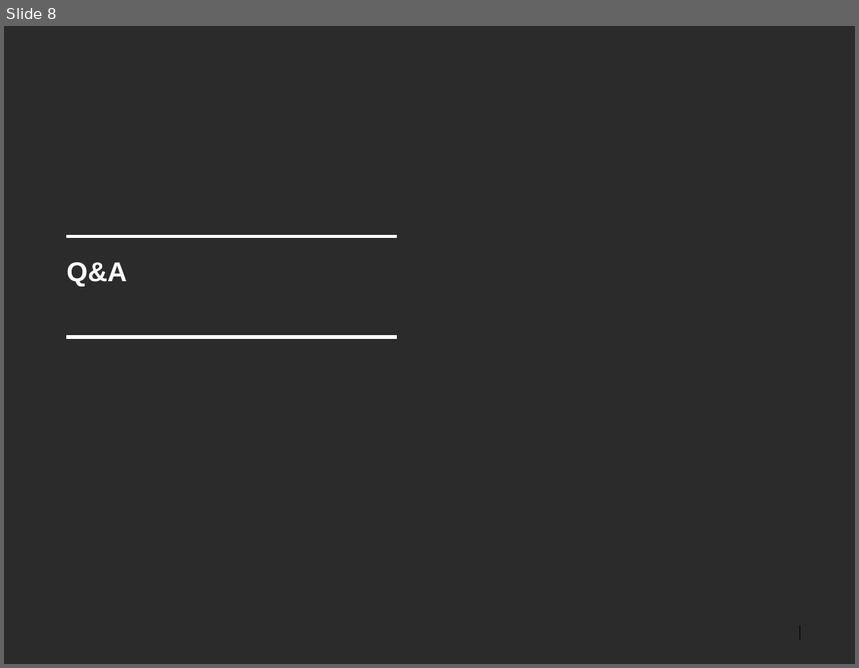
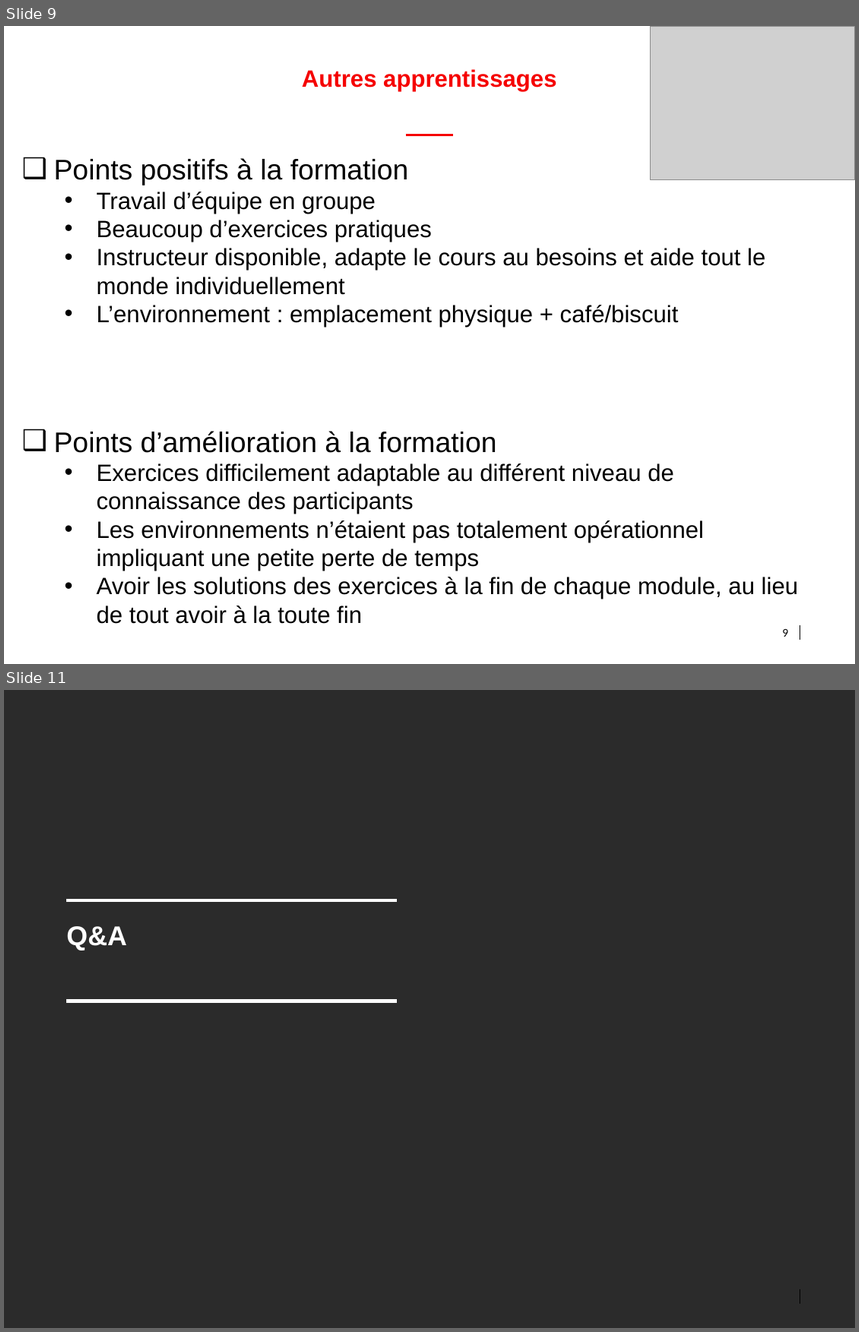
Before and after one commit to bnclab13/devops, a slide deck: doc/Presentation.pptx. Shown one above the other, each under a label of ours: slide 8 before the commit, slides 9 and 11 after it; the slides between them are not shown. The pictures are 859x668 and 859x1332 pixels, drawn with LibreOffice and Linux fonts; fonts in the diff are those of the drawing; grey boxes stand for pictures; background and template pictures are left out; a plain dark background stands for a picture behind light text. Boxes give left, top, right and bottom in pixels: in the first picture for what was removed or moved away, otherwise in the second. Text is boxed around its words. In the diff, an @@ line names an element or a change of style, - is before the commit and + after.

```diff
--- a/doc/Presentation.pptx
+++ b/doc/Presentation.pptx
@@ slide 9 added at (4, 26, 855, 664), background #FFFFFF; not listed: 2 template elements that a slide beside it also shows @@
@@ picture added at (650, 26, 855, 180) @@
@@ title added at (302, 69, 557, 91), 20 pt, text #F50000, bold @@
+Autres apprentissages
@@ line added from (406, 135) to (453, 135), #F50000 2 pt @@
@@ text added at (54, 158, 798, 624), 20 pt, text #000000 @@
+❑ Points positifs à la formation
+  • Travail d’équipe en groupe
+  • Beaucoup d’exercices pratiques
+  • Instructeur disponible, adapte le cours au besoins et aide tout le monde individuellement
+  • L’environnement : emplacement physique + café/biscuit
+❑ Points d’amélioration à la formation
+  • Exercices difficilement adaptable au différent niveau de connaissance des participants
+  • Les environnements n’étaient pas totalement opérationnel impliquant une petite perte de temps
+  • Avoir les solutions des exercices à la fin de chaque module, au lieu de tout avoir à la toute fin
@@ page number added at (782, 629, 788, 637), 10 pt, text #000000 @@
+9
@@ what was slide 8 is now slide 11 @@
```
Also in this commit, not shown: 3 slides changed, 6 other slides added, 4 slides removed.
